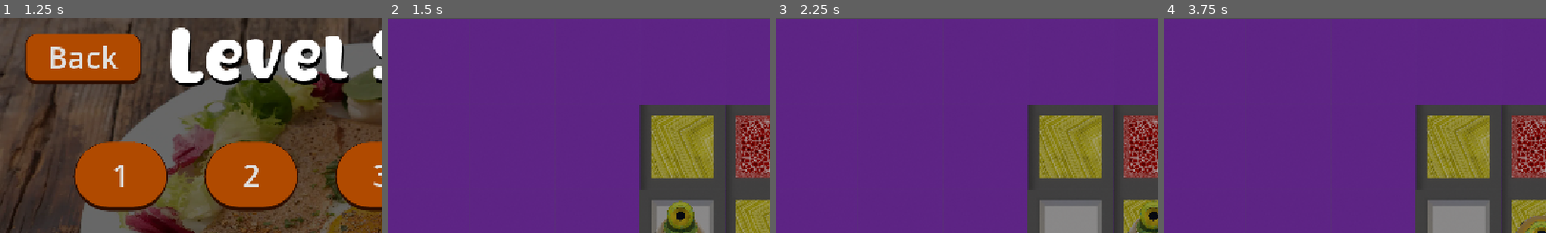
Above: before the commit, frames 1-4 (left to right).
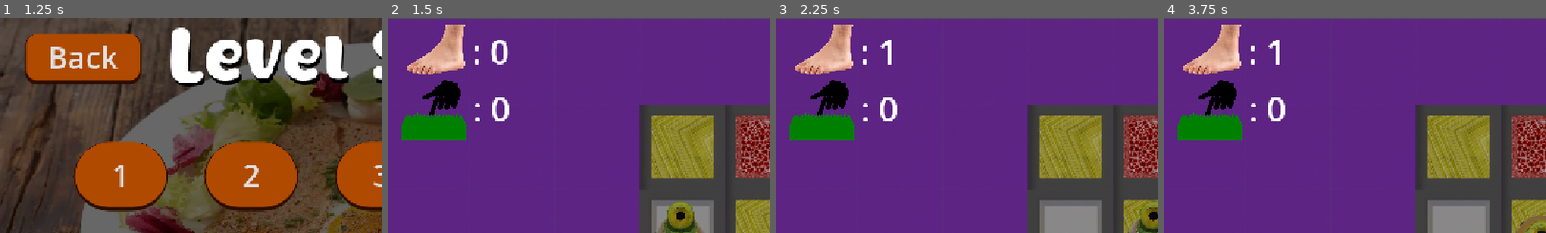
Above: after the commit, the same moments.

Repository: Crizomb/TrucMhajong
Game: Godot game, scene res://scenes/menus/main_menu.tscn
Same seed, same stepped clock (60 frames per second), same inputs: the game is played once before the commit and once after it.
Inputs:
- Up to frame 1 (1.25 s): click "Start" at 0.5 s
- Up to frame 2 (1.5 s): click "1" at 1.25 s
- Up to frame 3 (2.25 s): tap Enter at 2 s; hold D (Right) from 2.03 s (still down); tap K (MaSuperActionDeTest) at 2.1 s
- Up to frame 4 (3.75 s): tap R (Restart) at 2.75, 3.5 s; release D (Right) at 2.78 s; hold S (Down) 2.78-3.53 s; tap L (RespectToAdam) at 2.85 s; hold D (Right) from 3.53 s (still down); tap Shift (ToggleCrouch) at 3.6 s
The pictures show only the part of the screen within x 0-50%, y 0-50%; the shares and areas given below are measured in that part.

Frame 1 is identical in both runs. In frame 2, 5.4% of the frame differs, in the area x 3-32%, y 3-57%; in frame 3, 5.3%; in frame 4, 5.3%.

Commit message:
working pause menu everywhere

Diff:
--- a/scenes/Niveaux/niveau1.tscn
+++ b/scenes/Niveaux/niveau1.tscn
@@ -2,7 +2,7 @@
 
 [ext_resource type="Texture2D" uid="uid://bg427u1ju1xoc" path="res://entities/tilemap/tilemap.png" id="1_gvg1j"]
 [ext_resource type="Script" uid="uid://ch1jgk1ufi4mp" path="res://entities/tilemap/tile_map_logic.gd" id="2_58t8e"]
-[ext_resource type="PackedScene" uid="uid://cssw0ur576jgh" path="res://scenes/menus/pause_menu.tscn" id="6_y0uvs"]
+[ext_resource type="PackedScene" uid="uid://bs3y5vqdmrhbg" path="res://scenes/GUI.tscn" id="6_y0uvs"]
 [ext_resource type="PackedScene" uid="uid://bbbkrl5xihend" path="res://entities/player/player.tscn" id="7_5juys"]
 [ext_resource type="AudioStream" uid="uid://7nv4kg6q7csg" path="res://sound_music/sfx/sfx_movement.mp3" id="8_taqyl"]
 [ext_resource type="PackedScene" uid="uid://cigdu36w2nwwv" path="res://entities/crepiere/crepiere.tscn" id="9_ciu0c"]
@@ -58,4 +58,4 @@
 stream = ExtResource("8_taqyl")
 pitch_scale = 2.5
 
-[node name="Pause_menu" parent="." unique_id=827958358 instance=ExtResource("6_y0uvs")]
+[node name="CanvasLayer" parent="." unique_id=1832535853 instance=ExtResource("6_y0uvs")]
--- a/scenes/Niveaux/niveau10.tscn
+++ b/scenes/Niveaux/niveau10.tscn
@@ -7,6 +7,7 @@
 [ext_resource type="PackedScene" uid="uid://bbbkrl5xihend" path="res://entities/player/player.tscn" id="5_t0sni"]
 [ext_resource type="AudioStream" uid="uid://7nv4kg6q7csg" path="res://sound_music/sfx/sfx_movement.mp3" id="6_okalv"]
 [ext_resource type="PackedScene" uid="uid://cigdu36w2nwwv" path="res://entities/crepiere/crepiere.tscn" id="7_1y5r6"]
+[ext_resource type="PackedScene" uid="uid://bs3y5vqdmrhbg" path="res://scenes/GUI.tscn" id="8_nwiq2"]
 
 [sub_resource type="TileSetAtlasSource" id="TileSetAtlasSource_jady6"]
 texture = ExtResource("1_gq1o0")
@@ -64,3 +65,5 @@
 position = Vector2(72, 40)
 stream = ExtResource("6_okalv")
 pitch_scale = 2.5
+
+[node name="CanvasLayer" parent="." unique_id=1832535853 instance=ExtResource("8_nwiq2")]
--- a/scenes/Niveaux/niveau11.tscn
+++ b/scenes/Niveaux/niveau11.tscn
@@ -4,6 +4,7 @@
 [ext_resource type="Script" uid="uid://ch1jgk1ufi4mp" path="res://entities/tilemap/tile_map_logic.gd" id="2_vr5xf"]
 [ext_resource type="PackedScene" uid="uid://bbbkrl5xihend" path="res://entities/player/player.tscn" id="5_cj5lx"]
 [ext_resource type="AudioStream" uid="uid://7nv4kg6q7csg" path="res://sound_music/sfx/sfx_movement.mp3" id="6_f6hcx"]
+[ext_resource type="PackedScene" uid="uid://bs3y5vqdmrhbg" path="res://scenes/GUI.tscn" id="6_rasmt"]
 [ext_resource type="PackedScene" uid="uid://cigdu36w2nwwv" path="res://entities/crepiere/crepiere.tscn" id="7_l67ju"]
 
 [sub_resource type="TileSetAtlasSource" id="TileSetAtlasSource_jady6"]
@@ -57,3 +58,5 @@
 position = Vector2(72, 40)
 stream = ExtResource("6_f6hcx")
 pitch_scale = 2.5
+
+[node name="CanvasLayer" parent="." unique_id=1832535853 instance=ExtResource("6_rasmt")]
--- a/scenes/Niveaux/niveau12.tscn
+++ b/scenes/Niveaux/niveau12.tscn
@@ -5,6 +5,7 @@
 [ext_resource type="PackedScene" uid="uid://bbbkrl5xihend" path="res://entities/player/player.tscn" id="3_r8dqd"]
 [ext_resource type="AudioStream" uid="uid://7nv4kg6q7csg" path="res://sound_music/sfx/sfx_movement.mp3" id="4_f2bgj"]
 [ext_resource type="PackedScene" uid="uid://cigdu36w2nwwv" path="res://entities/crepiere/crepiere.tscn" id="5_gecnr"]
+[ext_resource type="PackedScene" uid="uid://bs3y5vqdmrhbg" path="res://scenes/GUI.tscn" id="6_qhd30"]
 
 [sub_resource type="TileSetAtlasSource" id="TileSetAtlasSource_jady6"]
 texture = ExtResource("1_iebyr")
@@ -58,3 +59,5 @@
 position = Vector2(72, 40)
 stream = ExtResource("4_f2bgj")
 pitch_scale = 2.5
+
+[node name="CanvasLayer" parent="." unique_id=1832535853 instance=ExtResource("6_qhd30")]
--- a/scenes/Niveaux/niveau13.tscn
+++ b/scenes/Niveaux/niveau13.tscn
@@ -7,6 +7,7 @@
 [ext_resource type="PackedScene" uid="uid://bbbkrl5xihend" path="res://entities/player/player.tscn" id="5_perlu"]
 [ext_resource type="AudioStream" uid="uid://7nv4kg6q7csg" path="res://sound_music/sfx/sfx_movement.mp3" id="6_gytpr"]
 [ext_resource type="PackedScene" uid="uid://cigdu36w2nwwv" path="res://entities/crepiere/crepiere.tscn" id="7_ssam6"]
+[ext_resource type="PackedScene" uid="uid://bs3y5vqdmrhbg" path="res://scenes/GUI.tscn" id="8_a85vi"]
 
 [sub_resource type="TileSetAtlasSource" id="TileSetAtlasSource_jady6"]
 texture = ExtResource("1_8gyp7")
@@ -73,3 +74,5 @@
 position = Vector2(72, 40)
 stream = ExtResource("6_gytpr")
 pitch_scale = 2.5
+
+[node name="CanvasLayer" parent="." unique_id=1832535853 instance=ExtResource("8_a85vi")]
--- a/scenes/Niveaux/niveau14.tscn
+++ b/scenes/Niveaux/niveau14.tscn
@@ -7,6 +7,7 @@
 [ext_resource type="PackedScene" uid="uid://bbbkrl5xihend" path="res://entities/player/player.tscn" id="5_5015l"]
 [ext_resource type="AudioStream" uid="uid://7nv4kg6q7csg" path="res://sound_music/sfx/sfx_movement.mp3" id="6_j6fkb"]
 [ext_resource type="PackedScene" uid="uid://cigdu36w2nwwv" path="res://entities/crepiere/crepiere.tscn" id="7_kql3l"]
+[ext_resource type="PackedScene" uid="uid://bs3y5vqdmrhbg" path="res://scenes/GUI.tscn" id="8_ruwqd"]
 
 [sub_resource type="TileSetAtlasSource" id="TileSetAtlasSource_jady6"]
 texture = ExtResource("1_2j5au")
@@ -79,3 +80,5 @@
 position = Vector2(72, 40)
 stream = ExtResource("6_j6fkb")
 pitch_scale = 2.5
+
+[node name="CanvasLayer" parent="." unique_id=1832535853 instance=ExtResource("8_ruwqd")]
--- a/scenes/Niveaux/niveau2.tscn
+++ b/scenes/Niveaux/niveau2.tscn
@@ -6,6 +6,7 @@
 [ext_resource type="PackedScene" uid="uid://b783sv00gae3u" path="res://entities/box/box.tscn" id="6_wmj4b"]
 [ext_resource type="PackedScene" uid="uid://bbbkrl5xihend" path="res://entities/player/player.tscn" id="7_ab78u"]
 [ext_resource type="AudioStream" uid="uid://7nv4kg6q7csg" path="res://sound_music/sfx/sfx_movement.mp3" id="8_hmfxb"]
+[ext_resource type="PackedScene" uid="uid://bs3y5vqdmrhbg" path="res://scenes/GUI.tscn" id="8_sjwj2"]
 [ext_resource type="PackedScene" uid="uid://cigdu36w2nwwv" path="res://entities/crepiere/crepiere.tscn" id="9_fq7xr"]
 
 [sub_resource type="TileSetAtlasSource" id="TileSetAtlasSource_jady6"]
@@ -63,3 +64,5 @@
 position = Vector2(72, 40)
 stream = ExtResource("8_hmfxb")
 pitch_scale = 2.5
+
+[node name="CanvasLayer" parent="." unique_id=1832535853 instance=ExtResource("8_sjwj2")]
--- a/scenes/Niveaux/niveau20.tscn
+++ b/scenes/Niveaux/niveau20.tscn
@@ -7,6 +7,7 @@
 [ext_resource type="PackedScene" uid="uid://bbbkrl5xihend" path="res://entities/player/player.tscn" id="5_bbgd0"]
 [ext_resource type="AudioStream" uid="uid://7nv4kg6q7csg" path="res://sound_music/sfx/sfx_movement.mp3" id="6_x5e5q"]
 [ext_resource type="PackedScene" uid="uid://cigdu36w2nwwv" path="res://entities/crepiere/crepiere.tscn" id="7_o4jk0"]
+[ext_resource type="PackedScene" uid="uid://bs3y5vqdmrhbg" path="res://scenes/GUI.tscn" id="8_eohl4"]
 
 [sub_resource type="TileSetAtlasSource" id="TileSetAtlasSource_jady6"]
 texture = ExtResource("1_875xi")
@@ -64,3 +65,5 @@
 position = Vector2(72, 40)
 stream = ExtResource("6_x5e5q")
 pitch_scale = 2.5
+
+[node name="CanvasLayer" parent="Player" unique_id=1832535853 instance=ExtResource("8_eohl4")]
--- a/scenes/Niveaux/niveau21.tscn
+++ b/scenes/Niveaux/niveau21.tscn
@@ -7,6 +7,7 @@
 [ext_resource type="PackedScene" uid="uid://bbbkrl5xihend" path="res://entities/player/player.tscn" id="5_aches"]
 [ext_resource type="AudioStream" uid="uid://7nv4kg6q7csg" path="res://sound_music/sfx/sfx_movement.mp3" id="6_mwr17"]
 [ext_resource type="PackedScene" uid="uid://cigdu36w2nwwv" path="res://entities/crepiere/crepiere.tscn" id="7_npxwl"]
+[ext_resource type="PackedScene" uid="uid://bs3y5vqdmrhbg" path="res://scenes/GUI.tscn" id="8_4rcau"]
 
 [sub_resource type="TileSetAtlasSource" id="TileSetAtlasSource_jady6"]
 texture = ExtResource("1_rgti2")
@@ -85,3 +86,5 @@
 position = Vector2(72, 40)
 stream = ExtResource("6_mwr17")
 pitch_scale = 2.5
+
+[node name="CanvasLayer" parent="Player" unique_id=1832535853 instance=ExtResource("8_4rcau")]
--- a/scenes/Niveaux/niveau22.tscn
+++ b/scenes/Niveaux/niveau22.tscn
@@ -7,6 +7,7 @@
 [ext_resource type="PackedScene" uid="uid://cigdu36w2nwwv" path="res://entities/crepiere/crepiere.tscn" id="5_pdbc5"]
 [ext_resource type="PackedScene" uid="uid://bbbkrl5xihend" path="res://entities/player/player.tscn" id="6_lqq7c"]
 [ext_resource type="AudioStream" uid="uid://7nv4kg6q7csg" path="res://sound_music/sfx/sfx_movement.mp3" id="7_eqdqv"]
+[ext_resource type="PackedScene" uid="uid://bs3y5vqdmrhbg" path="res://scenes/GUI.tscn" id="8_xuxaa"]
 
 [sub_resource type="TileSetAtlasSource" id="TileSetAtlasSource_jady6"]
 texture = ExtResource("1_8ycr2")
@@ -70,3 +71,5 @@
 position = Vector2(72, 40)
 stream = ExtResource("7_eqdqv")
 pitch_scale = 2.5
+
+[node name="CanvasLayer" parent="." unique_id=1832535853 instance=ExtResource("8_xuxaa")]
--- a/scenes/Niveaux/niveau23.tscn
+++ b/scenes/Niveaux/niveau23.tscn
@@ -7,6 +7,7 @@
 [ext_resource type="PackedScene" uid="uid://bbbkrl5xihend" path="res://entities/player/player.tscn" id="5_ir4gp"]
 [ext_resource type="AudioStream" uid="uid://7nv4kg6q7csg" path="res://sound_music/sfx/sfx_movement.mp3" id="6_rh58s"]
 [ext_resource type="PackedScene" uid="uid://cigdu36w2nwwv" path="res://entities/crepiere/crepiere.tscn" id="7_4fu4v"]
+[ext_resource type="PackedScene" uid="uid://bs3y5vqdmrhbg" path="res://scenes/GUI.tscn" id="8_4p6xo"]
 
 [sub_resource type="TileSetAtlasSource" id="TileSetAtlasSource_jady6"]
 texture = ExtResource("1_jcj2e")
@@ -73,3 +74,5 @@
 position = Vector2(72, 40)
 stream = ExtResource("6_rh58s")
 pitch_scale = 2.5
+
+[node name="CanvasLayer" parent="." unique_id=1832535853 instance=ExtResource("8_4p6xo")]
--- a/scenes/Niveaux/niveau24.tscn
+++ b/scenes/Niveaux/niveau24.tscn
@@ -7,6 +7,7 @@
 [ext_resource type="PackedScene" uid="uid://bbbkrl5xihend" path="res://entities/player/player.tscn" id="5_uq5lr"]
 [ext_resource type="AudioStream" uid="uid://7nv4kg6q7csg" path="res://sound_music/sfx/sfx_movement.mp3" id="6_7cegi"]
 [ext_resource type="PackedScene" uid="uid://cigdu36w2nwwv" path="res://entities/crepiere/crepiere.tscn" id="7_tyg66"]
+[ext_resource type="PackedScene" uid="uid://bs3y5vqdmrhbg" path="res://scenes/GUI.tscn" id="8_1h34b"]
 
 [sub_resource type="TileSetAtlasSource" id="TileSetAtlasSource_jady6"]
 texture = ExtResource("1_4t8pj")
@@ -121,3 +122,5 @@
 position = Vector2(72, 40)
 stream = ExtResource("6_7cegi")
 pitch_scale = 2.5
+
+[node name="CanvasLayer" parent="." unique_id=1832535853 instance=ExtResource("8_1h34b")]
--- a/scenes/Niveaux/niveau3.tscn
+++ b/scenes/Niveaux/niveau3.tscn
@@ -7,6 +7,7 @@
 [ext_resource type="PackedScene" uid="uid://bbbkrl5xihend" path="res://entities/player/player.tscn" id="5_eu2ka"]
 [ext_resource type="AudioStream" uid="uid://7nv4kg6q7csg" path="res://sound_music/sfx/sfx_movement.mp3" id="6_np1m1"]
 [ext_resource type="PackedScene" uid="uid://cigdu36w2nwwv" path="res://entities/crepiere/crepiere.tscn" id="7_uok0k"]
+[ext_resource type="PackedScene" uid="uid://bs3y5vqdmrhbg" path="res://scenes/GUI.tscn" id="8_252t6"]
 
 [sub_resource type="TileSetAtlasSource" id="TileSetAtlasSource_jady6"]
 texture = ExtResource("1_a3xl3")
@@ -64,3 +65,5 @@
 position = Vector2(72, 40)
 stream = ExtResource("6_np1m1")
 pitch_scale = 2.5
+
+[node name="CanvasLayer" parent="." unique_id=1832535853 instance=ExtResource("8_252t6")]
--- a/scenes/Niveaux/niveau30.tscn
+++ b/scenes/Niveaux/niveau30.tscn
@@ -7,6 +7,7 @@
 [ext_resource type="PackedScene" uid="uid://cigdu36w2nwwv" path="res://entities/crepiere/crepiere.tscn" id="5_6pugo"]
 [ext_resource type="PackedScene" uid="uid://bbbkrl5xihend" path="res://entities/player/player.tscn" id="6_gm3v7"]
 [ext_resource type="AudioStream" uid="uid://7nv4kg6q7csg" path="res://sound_music/sfx/sfx_movement.mp3" id="7_qv38g"]
+[ext_resource type="PackedScene" uid="uid://bs3y5vqdmrhbg" path="res://scenes/GUI.tscn" id="8_f7ksi"]
 
 [sub_resource type="TileSetAtlasSource" id="TileSetAtlasSource_jady6"]
 texture = ExtResource("1_imayw")
@@ -175,3 +176,5 @@
 position = Vector2(72, 40)
 stream = ExtResource("7_qv38g")
 pitch_scale = 2.5
+
+[node name="CanvasLayer" parent="." unique_id=1832535853 instance=ExtResource("8_f7ksi")]
--- a/scenes/Niveaux/niveau4.tscn
+++ b/scenes/Niveaux/niveau4.tscn
@@ -4,6 +4,7 @@
 [ext_resource type="Script" uid="uid://ch1jgk1ufi4mp" path="res://entities/tilemap/tile_map_logic.gd" id="2_wyplt"]
 [ext_resource type="PackedScene" uid="uid://bbbkrl5xihend" path="res://entities/player/player.tscn" id="5_t8ydr"]
 [ext_resource type="AudioStream" uid="uid://7nv4kg6q7csg" path="res://sound_music/sfx/sfx_movement.mp3" id="6_c7jd7"]
+[ext_resource type="PackedScene" uid="uid://bs3y5vqdmrhbg" path="res://scenes/GUI.tscn" id="6_c7utm"]
 [ext_resource type="PackedScene" uid="uid://cigdu36w2nwwv" path="res://entities/crepiere/crepiere.tscn" id="7_gv631"]
 
 [sub_resource type="TileSetAtlasSource" id="TileSetAtlasSource_jady6"]
@@ -56,3 +57,5 @@
 position = Vector2(72, 40)
 stream = ExtResource("6_c7jd7")
 pitch_scale = 2.5
+
+[node name="CanvasLayer" parent="." unique_id=1832535853 instance=ExtResource("6_c7utm")]
--- a/scenes/Niveaux/niveausave.tscn
+++ b/scenes/Niveaux/niveausave.tscn
@@ -7,6 +7,7 @@
 [ext_resource type="PackedScene" uid="uid://cigdu36w2nwwv" path="res://entities/crepiere/crepiere.tscn" id="5_6pugo"]
 [ext_resource type="PackedScene" uid="uid://bbbkrl5xihend" path="res://entities/player/player.tscn" id="6_gm3v7"]
 [ext_resource type="AudioStream" uid="uid://7nv4kg6q7csg" path="res://sound_music/sfx/sfx_movement.mp3" id="7_qv38g"]
+[ext_resource type="PackedScene" uid="uid://bs3y5vqdmrhbg" path="res://scenes/GUI.tscn" id="8_86mkx"]
 
 [sub_resource type="TileSetAtlasSource" id="TileSetAtlasSource_jady6"]
 texture = ExtResource("1_imayw")
@@ -163,3 +164,5 @@
 position = Vector2(72, 40)
 stream = ExtResource("7_qv38g")
 pitch_scale = 2.5
+
+[node name="CanvasLayer" parent="." unique_id=1832535853 instance=ExtResource("8_86mkx")]
